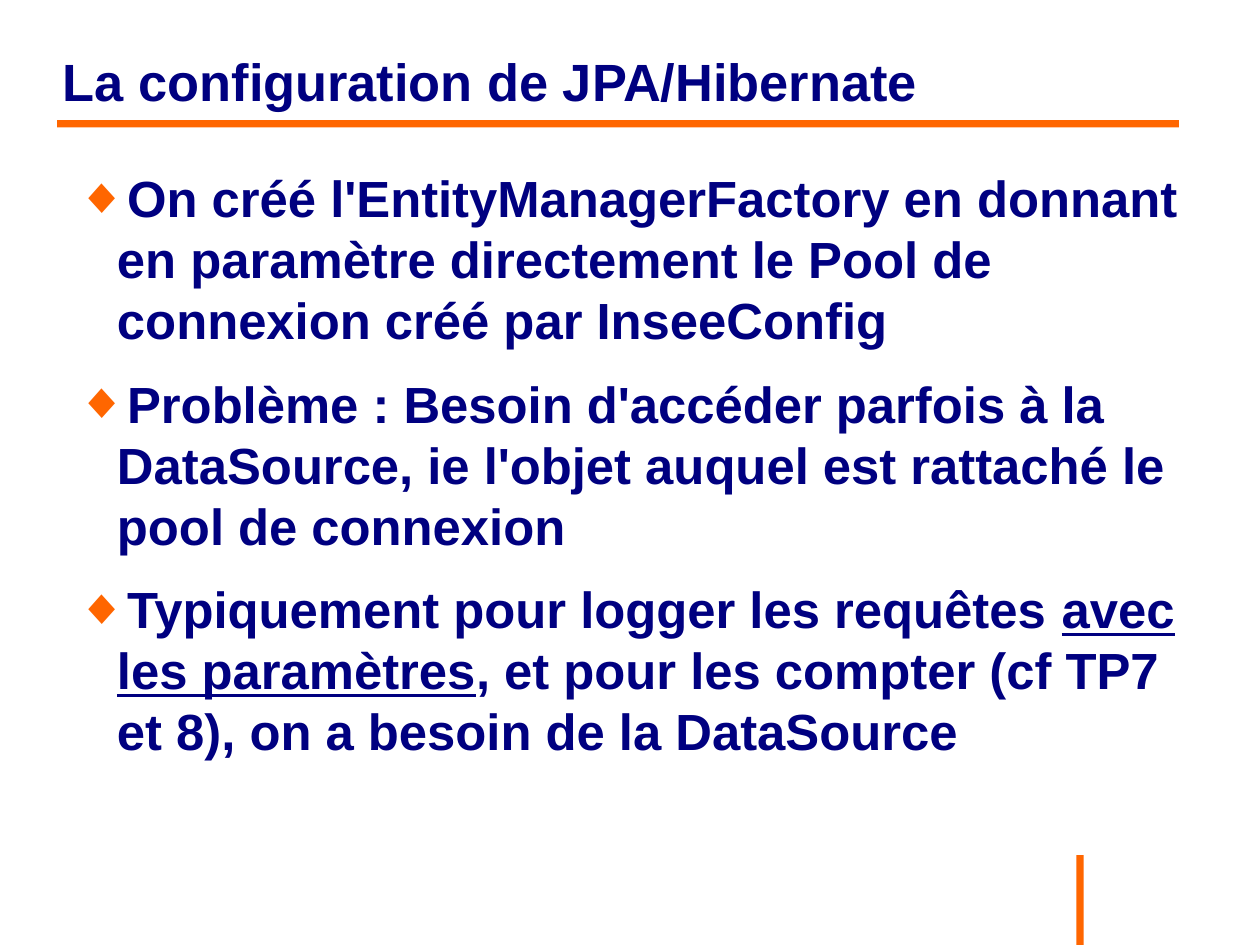
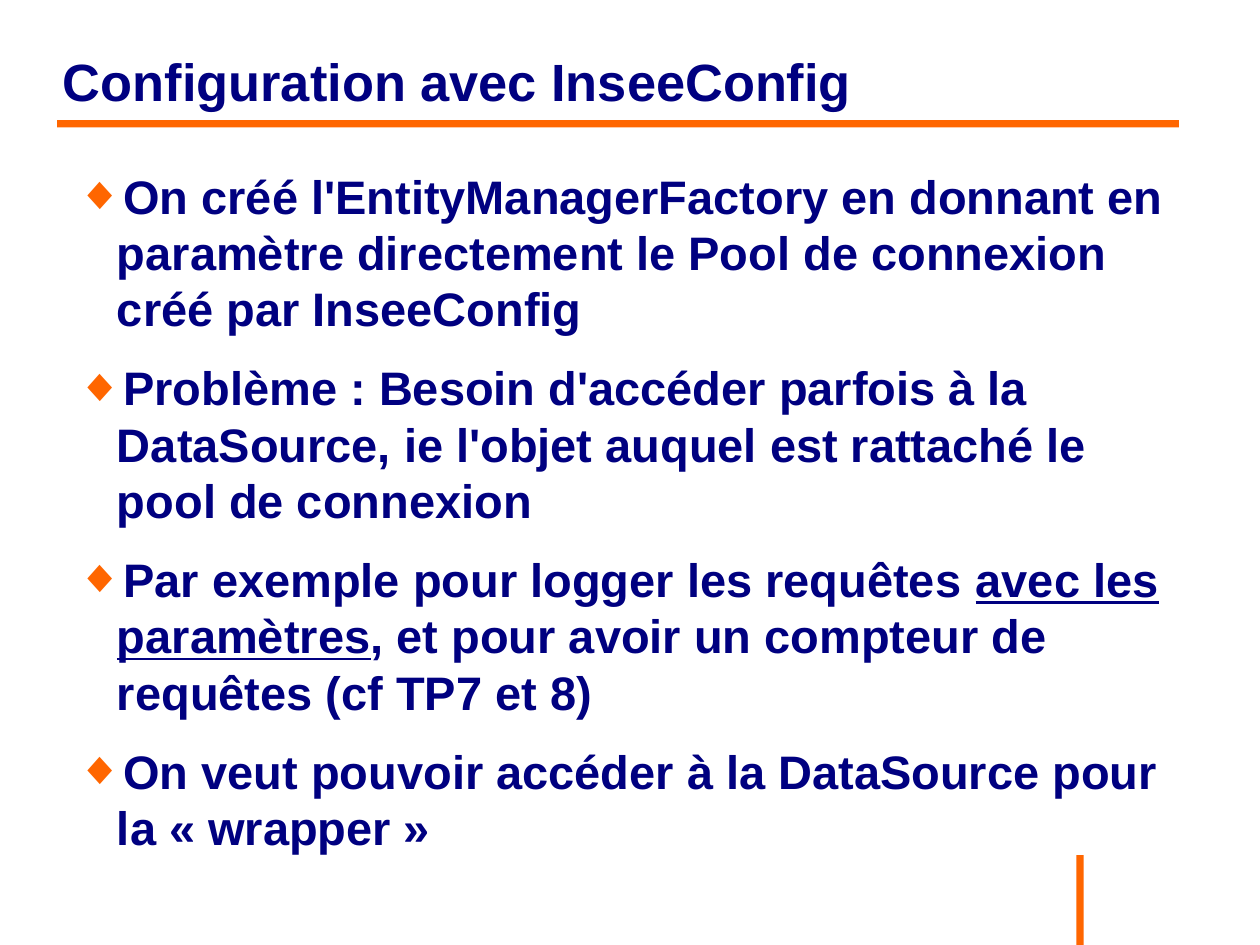
Before and after one commit to philphils/formation-hibernate-basique, a slide deck: slide 159 of Documentation/diapo_formation_hibernate.odp (slide 156 before the commit). Drawn at 1260x945 pixels with LibreOffice and Linux fonts; fonts in the diff are those of the drawing; background and template pictures are left out. Boxes give left, top, right and bottom in pixels: in the first picture for what was removed or moved away, otherwise in the second. Text is boxed around its words. In the diff, an @@ line names an element or a change of style, - is before the commit and + after.

```diff
--- a/Documentation/diapo_formation_hibernate.odp
+++ b/Documentation/diapo_formation_hibernate.odp
@@ title at [63,63,850,111]: text changed @@
-La configuration de JPA/Hibernate
+Configuration avec InseeConfig
@@ text at [117,179,1163,527]: size 32 to 29.6 pt in "On créé l'EntityManagerFactory en donnant en paramètre ...", "Problème : Besoin d'accéder parfois à la ..." @@
@@ text at [117,562,1158,798]: text changed; size 32 to 29.6 pt @@
-◆ Typiquement pour logger les requêtes avec les paramètres, et pour les compter (cf TP7 et 8), on a besoin de la DataSource
+◆ Par exemple pour logger les requêtes avec les paramètres, et pour avoir un compteur de requêtes (cf TP7 et 8)
+◆ On veut pouvoir accéder à la DataSource pour la « wrapper »
```
Also in this commit, not shown: 41 other slides changed, 4 slides added.
